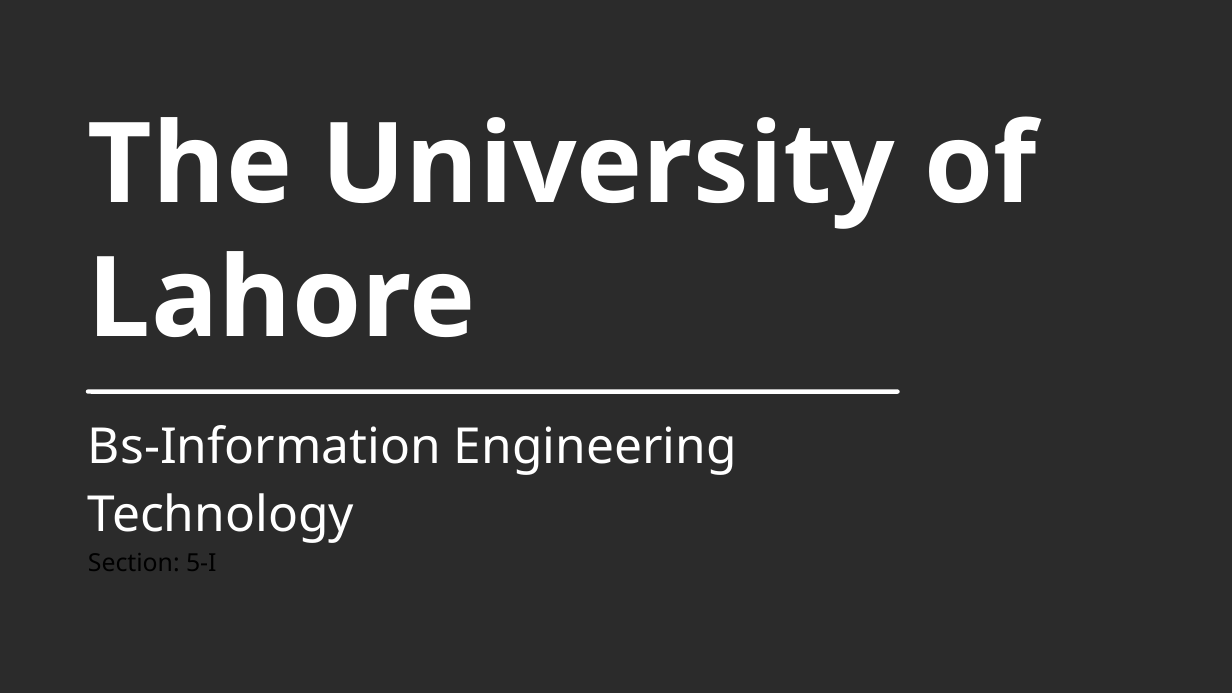
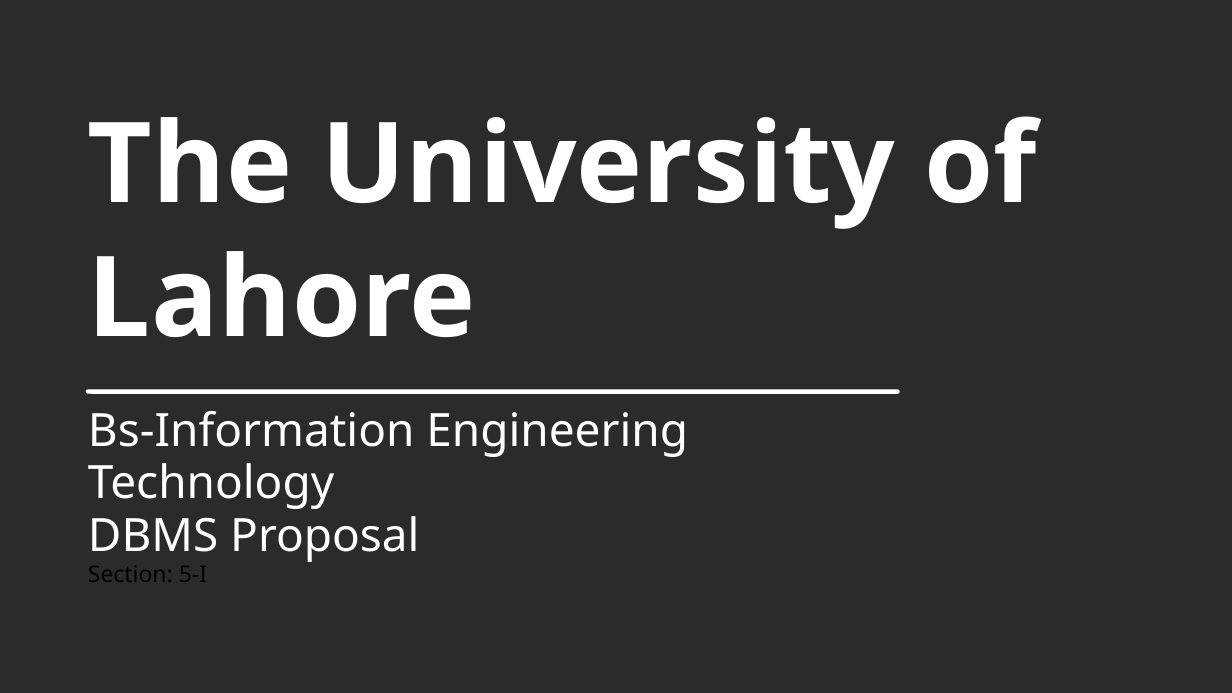
Before and after one commit to AlphaBeast97/DBMS-Flutter-Porject, a slide deck: slide 1 of proposal.odp. Drawn at 1232x693 pixels with LibreOffice and Linux fonts; fonts in the diff are those of the drawing; background and template pictures are left out; a plain dark background stands for a picture behind light text. Boxes give left, top, right and bottom in pixels: in the first picture for what was removed or moved away, otherwise in the second. Text is boxed around its words. In the diff, an @@ line names an element or a change of style, - is before the commit and + after.

Commit message:
Add initial proposal presentation file

```diff
--- a/proposal.odp
+++ b/proposal.odp
@@ subtitle at [88,411,688,582]: size 32 to 29.6 pt in "Bs-Information Engineering Technology"; size 16 to 14.8 pt in "Section: 5-I"; line spacing 1.15 to 0.95 @@
@@ subtitle at [88,508,419,562]: paragraph added @@
+DBMS Proposal
```
Also in this commit, not shown: 2 other slides changed, 6 slides added, 3 slides removed, 4 other files.
